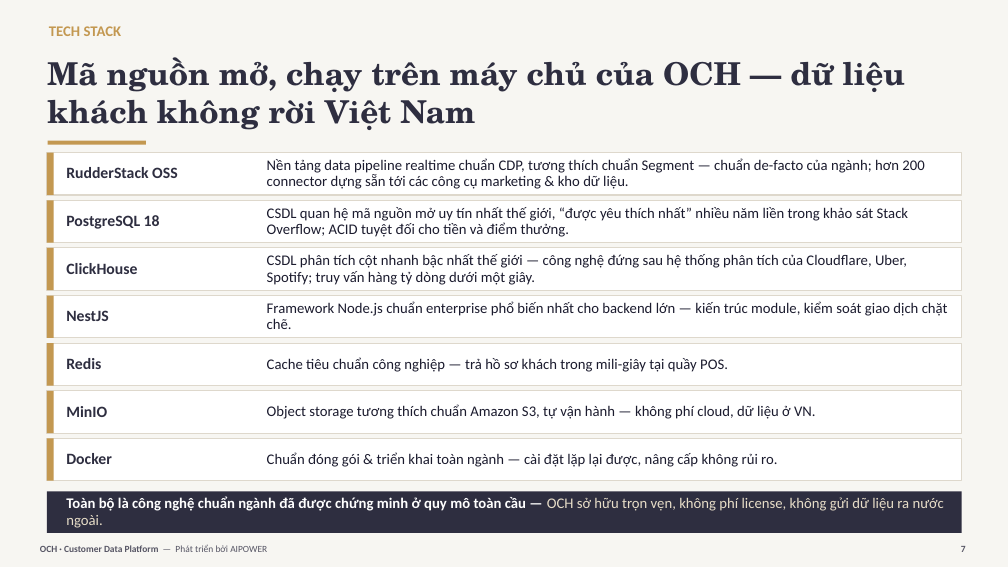
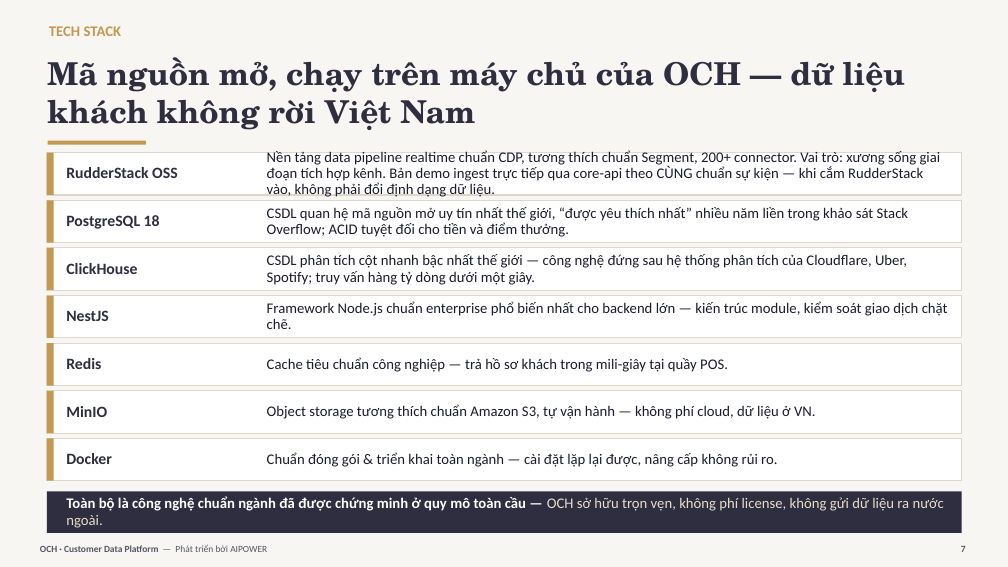
Before and after one commit to trungtm78/AICDP, a slide deck: slide 7 of docs/OCH-CDP-Gioi-thieu.pptx. Drawn at 1008x567 pixels with LibreOffice and Linux fonts; fonts in the diff are those of the drawing. Boxes give left, top, right and bottom in pixels: in the first picture for what was removed or moved away, otherwise in the second. Text is boxed around its words. In the diff, an @@ line names an element or a change of style, - is before the commit and + after.

```diff
--- a/docs/OCH-CDP-Gioi-thieu.pptx
+++ b/docs/OCH-CDP-Gioi-thieu.pptx
@@ text at (x1=267, y1=150, x2=941, y2=197): text changed @@
-Nền tảng data pipeline realtime chuẩn CDP, tương thích chuẩn Segment — chuẩn de-facto của ngành; hơn 200 connector dựng sẵn tới các công cụ marketing & kho dữ liệu.
+Nền tảng data pipeline realtime chuẩn CDP, tương thích chuẩn Segment, 200+ connector. Vai trò: xương sống giai đoạn tích hợp kênh. Bản demo ingest trực tiếp qua core-api theo CÙNG chuẩn sự kiện — khi cắm RudderStack vào, không phải đổi định dạng dữ liệu.
```
Also in this commit, not shown: 22 other slides changed, 2 slides added, 1 slide removed.
